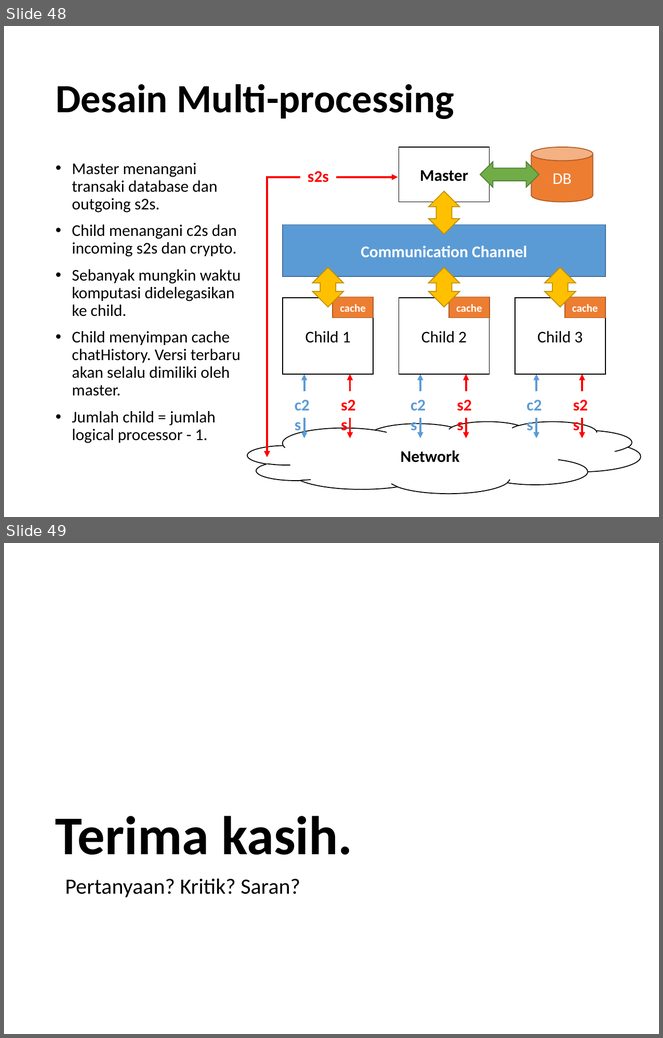
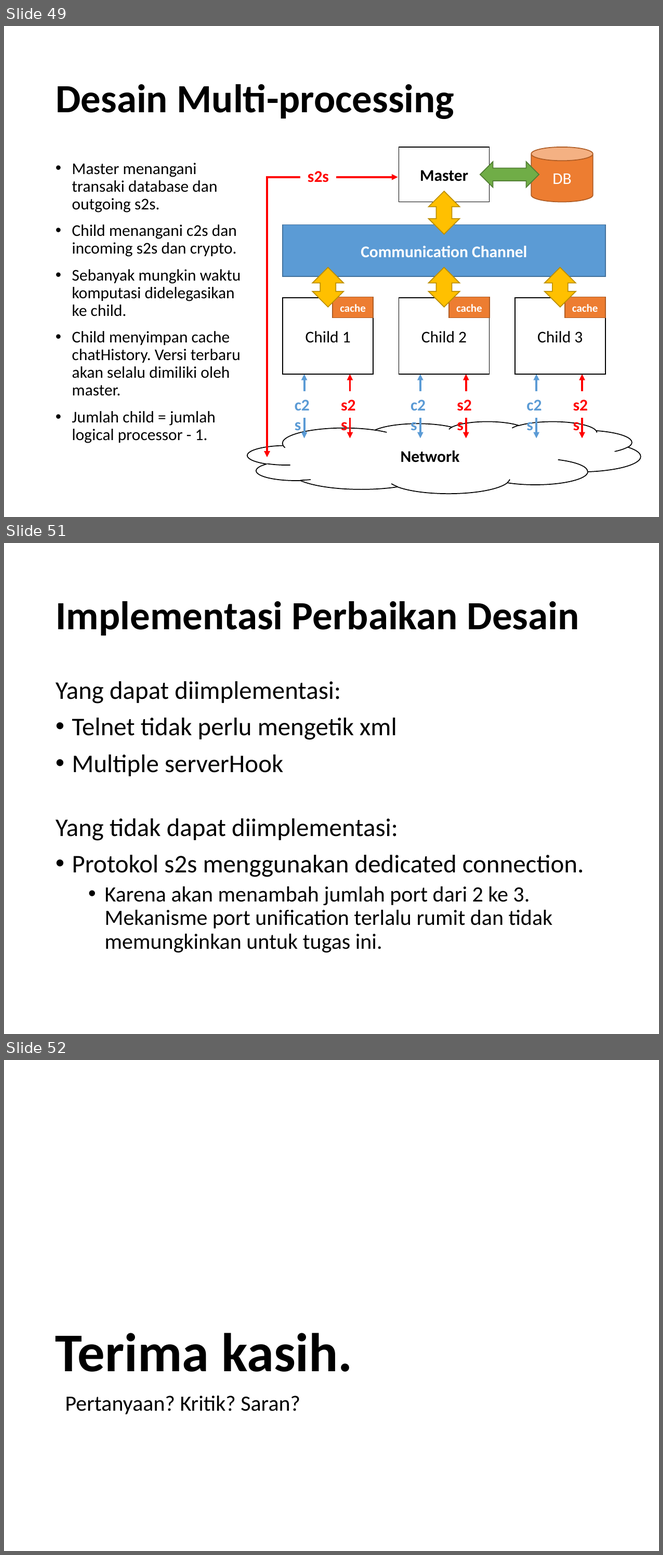
Before and after one commit to yohanesmario/chatserver, a slide deck: docs/Chat Server.pptx. Shown one above the other, each under a label of ours: slides 48 and 49 before the commit, slides 49, 51 and 52 after it; the slides between them are not shown. The pictures are 663x1038 and 663x1555 pixels, drawn with LibreOffice and Linux fonts; fonts in the diff are those of the drawing. Boxes give left, top, right and bottom in pixels: in the first picture for what was removed or moved away, otherwise in the second. Text is boxed around its words. In the diff, an @@ line names an element or a change of style, - is before the commit and + after.

Commit message:
Multiple serverHook

```diff
--- a/docs/Chat Server.pptx
+++ b/docs/Chat Server.pptx
@@ slide 51 added at [4, 543, 659, 1034], background #FFFFFF @@
@@ title added at [55, 601, 580, 636], 44 pt, text #000000, bold @@
+Implementasi Perbaikan Desain
@@ text added at [55, 681, 584, 953], 28 pt, text #000000 @@
+Yang dapat diimplementasi:
+• Telnet tidak perlu mengetik xml
+• Multiple serverHook
+Yang tidak dapat diimplementasi:
+• Protokol s2s menggunakan dedicated connection.
+  • Karena akan menambah jumlah port dari 2 ke 3. Mekanisme port unification terlalu rumit dan tidak memungkinkan untuk tugas ini.
@@ what was slide 48 is now slide 49 @@
@@ what was slide 49 is now slide 52 @@
```
Also in this commit, not shown: 2 other slides added, 5 other files.
